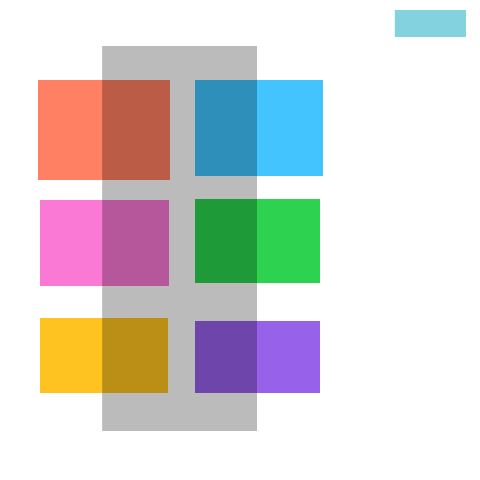
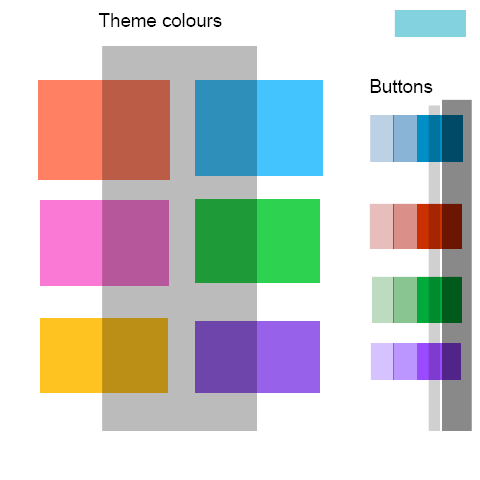
Two versions of the same layered image (480px x 480px). Layer-by-layer changes:
added layer "Buttons" above "Theme colours" over [370, 79, 433, 93]
added layer "Theme colours" above "Shape 9" over [98, 13, 222, 27]
added layer "Shape 9" (37%) above "Shape 8" over [428, 105, 440, 431]
added layer "Shape 8" (25%) above "Shape 7" over [393, 115, 417, 380]
added layer "Shape 7" (50%) above "Shape 6" over [369, 115, 393, 380]
added layer "Shape 6" (75%) above "Shape 10" over [442, 99, 472, 431]
added layer "Shape 10" above "Shape 5" over [370, 343, 461, 380]
added layer "Shape 5" above "Shape 4" over [372, 276, 462, 323]
added layer "Shape 4" above "Shape 3" over [369, 203, 462, 249]
added layer "Shape 3" above "Shape 1" over [370, 115, 463, 162]
